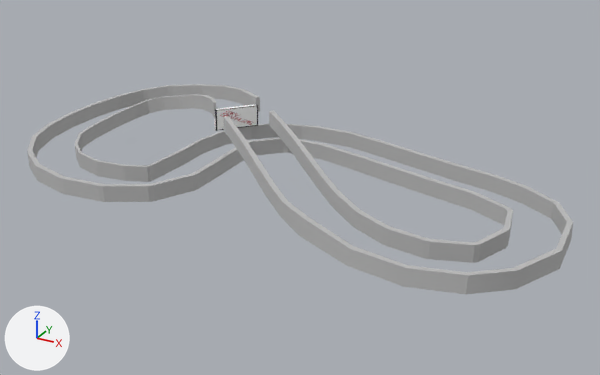
The OBJ model assets/models/track/trackwalls.obj, before and after one commit.
Both versions are drawn from a 50 mm lens placed at (22.06, -40.69, 19.93), pointed at (-0.85, 0.96, -0.89). Lighting does not change. The marker at lower left points along +X, +Y and +Z. Where no turn or scale is listed for an object, it has been applied to the vertices. Vertices at the same position are counted once.

In view in the first picture: 'trackwalls'.
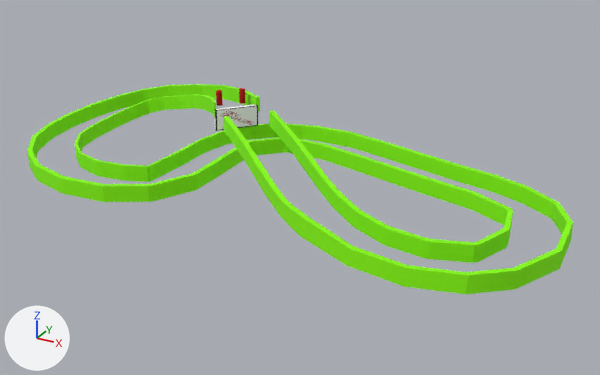
Changed parts and their boxes [x1, y1, x2, y2] in the pictures (600 x 375 px):
'trackwalls', recoloured, reshaped (grey to green): [27, 84, 573, 294] in both
part 1 of me_trackwalls, added: after [239, 88, 245, 104]
part 2 of me_trackwalls, added: after [216, 90, 223, 106]
part 3 of me_trackwalls, recoloured (grey to green): [75, 94, 573, 294] in both
part 4 of me_trackwalls, recoloured (grey to green): [27, 84, 513, 263] in both

What changed in the scene script:
```text
Change mat_initialshadinggroup:
    mat_initialshadinggroup.base_color: (0.5, 0.5, 0.5) -> (0.5, 0.0, 0.0)  # grey #bcbcbc -> red #bc0000
Add mat_anisotropic1sg:
    mat_anisotropic1sg = principled_material('anisotropic1SG')
    mat_anisotropic1sg.base_color = (0.25, 1.0, 0.0)  # green #89ff00
    mat_anisotropic1sg.roughness = 1.0
Change me_trackwalls:
    used by ob_trackwalls; location = (0.0, 0.0, 0.0)
    remove me_trackwalls.from_pydata(...)  # 592 vertices, 586 faces; spans x -20.6..15.8, y -7.8..10.0, z -0.6..2.5
    add me_trackwalls.from_pydata(...)  # 676 vertices, 706 faces; spans x -20.6..15.8, y -7.8..10.0, z -0.6..2.9
    me_trackwalls part 1: a new loose piece, a 20-sided cylinder along z spanning x -8.71..-8.3, y 6.28..6.7, z 1.88..2.88, in mat_initialshadinggroup (red #bc0000)
    me_trackwalls part 2: a new loose piece, a 20-sided cylinder along z spanning x -9.8..-9.39, y 5.03..5.45, z 1.91..2.91, in mat_initialshadinggroup (red #bc0000)
    me_trackwalls part 3: 286 faces spanning x -17.6..15.8, y -7.8..8.3, z -0.6..2.5 switch from mat_lambert5sg (grey #bcbcbc) to mat_anisotropic1sg (green #89ff00)
    me_trackwalls part 4: 294 faces spanning x -20.6..12.8, y -7.5..10.0, z -0.5..2.5 switch from mat_initialshadinggroup (grey #bcbcbc) to mat_anisotropic1sg (green #89ff00)
```
